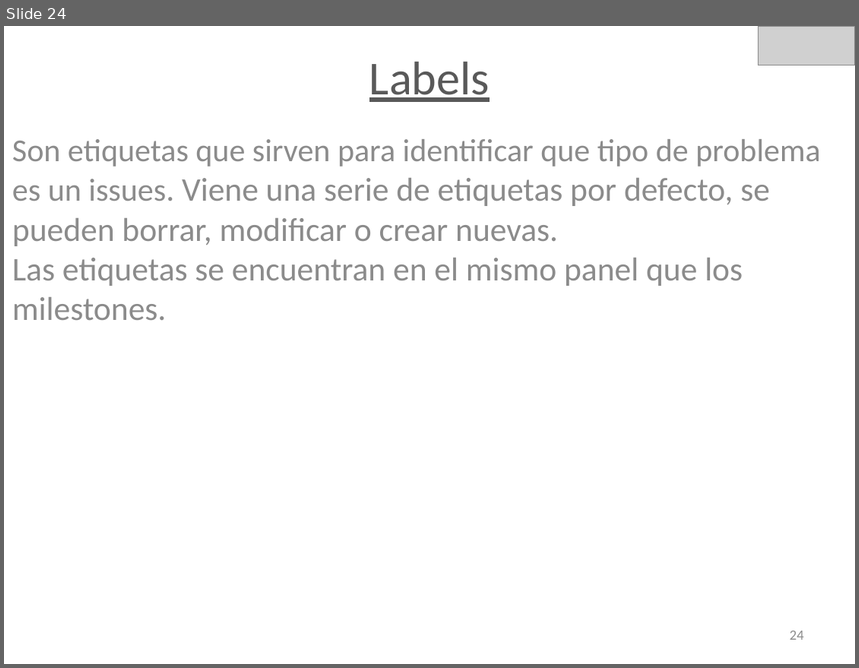
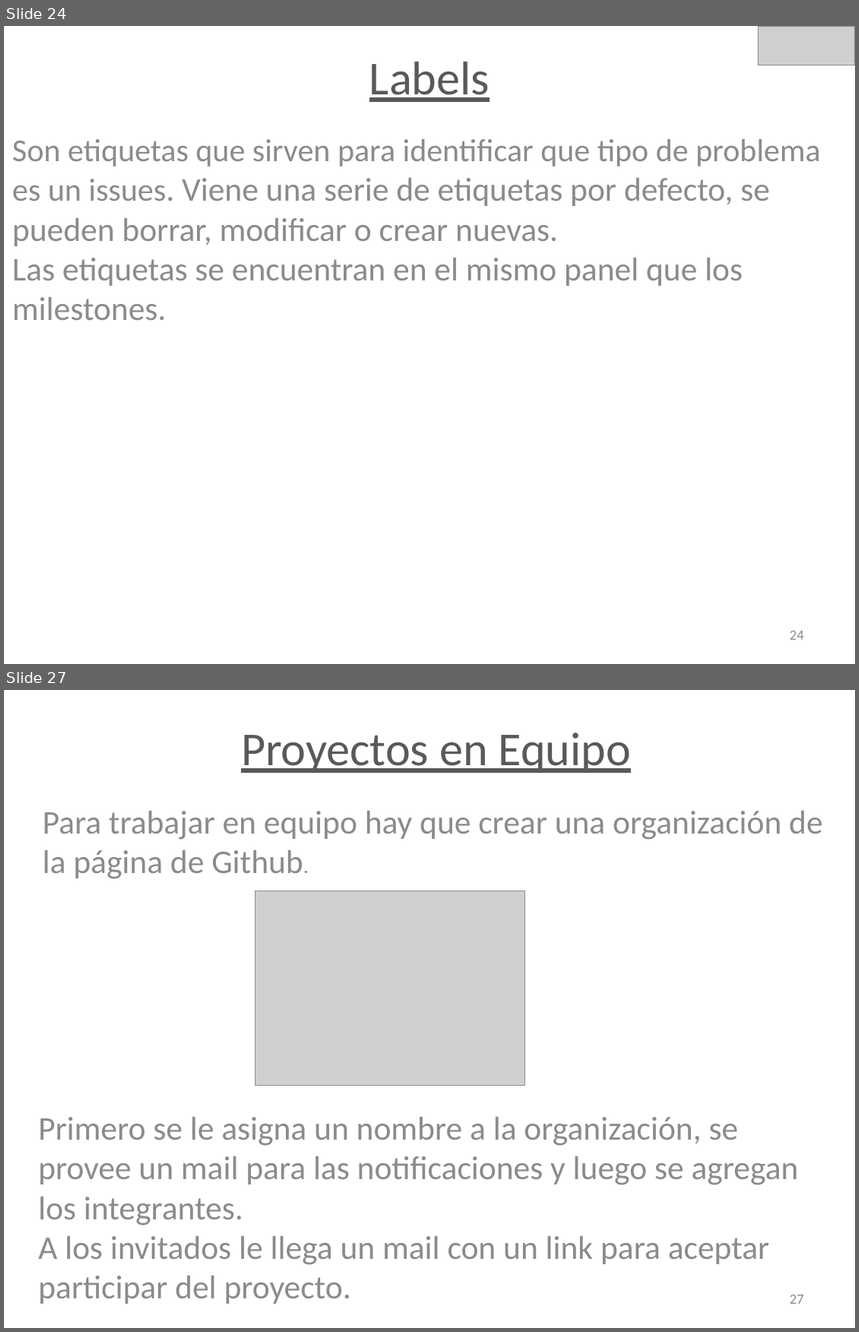
Before and after one commit to juanjomac/Profesorado, a slide deck: Sistema de Control de Versión Git.pptx. Shown one above the other, each under a label of ours: slide 24 before the commit, slides 24 and 27 after it; the slides between them are not shown. The pictures are 859x668 and 859x1332 pixels, drawn with LibreOffice and Linux fonts; fonts in the diff are those of the drawing; grey boxes stand for pictures. Boxes give left, top, right and bottom in pixels: in the first picture for what was removed or moved away, otherwise in the second. Text is boxed around its words. In the diff, an @@ line names an element or a change of style, - is before the commit and + after.

```diff
--- a/Sistema de Control de Versión Git.pptx
+++ b/Sistema de Control de Versión Git.pptx
@@ slide 27 added at (4, 690, 855, 1328), background #FFFFFF @@
@@ text added at (43, 733, 823, 879), 28 pt, text #8C8C8C @@
+Proyectos en Equipo
+Para trabajar en equipo hay que crear una organización de la página de Github.
@@ picture added at (255, 891, 525, 1085) @@
@@ text added at (38, 1117, 799, 1304), 28 pt, text #8C8C8C @@
+Primero se le asigna un nombre a la organización, se provee un mail para las notificaciones y luego se agregan los integrantes.
+A los invitados le llega un mail con un link para aceptar participar del proyecto.
@@ page number added at (790, 1295, 804, 1304), 12 pt, text #8C8C8C @@
+27
```
Also in this commit, not shown: 1 slide changed, 2 other slides added.
